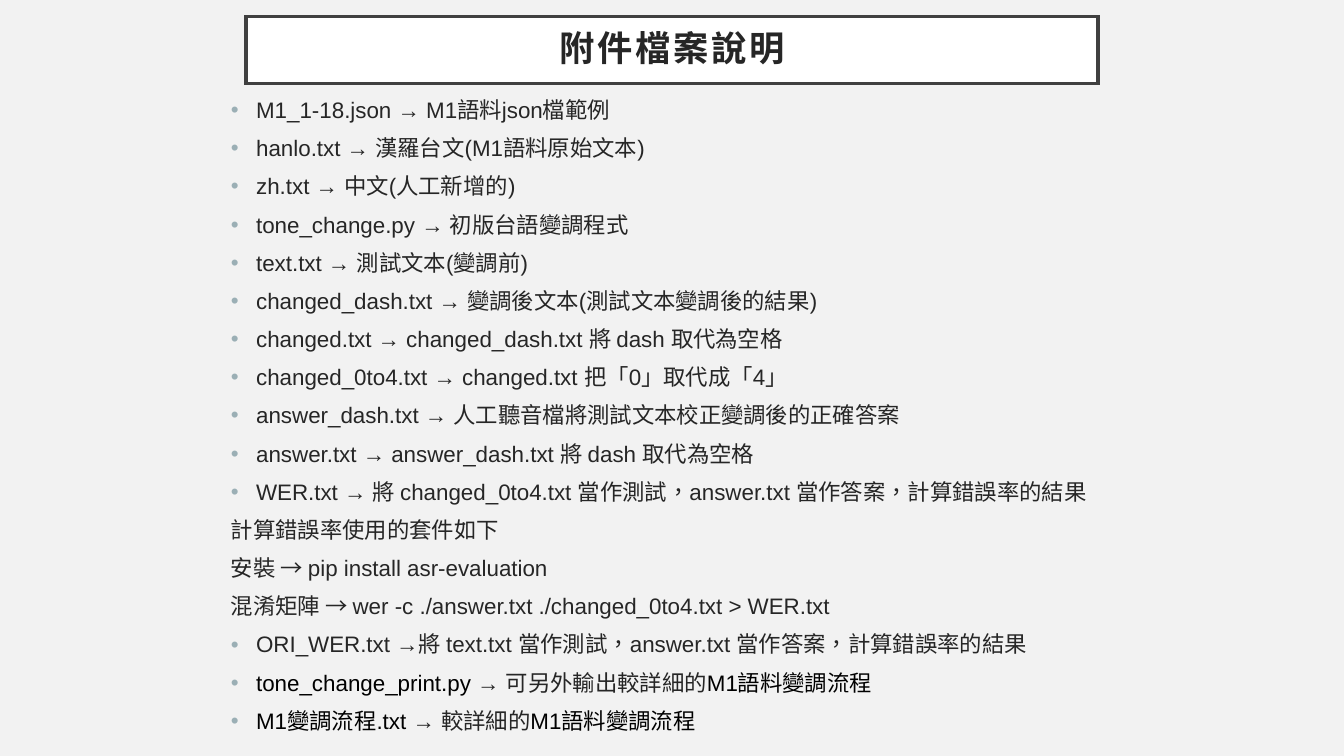
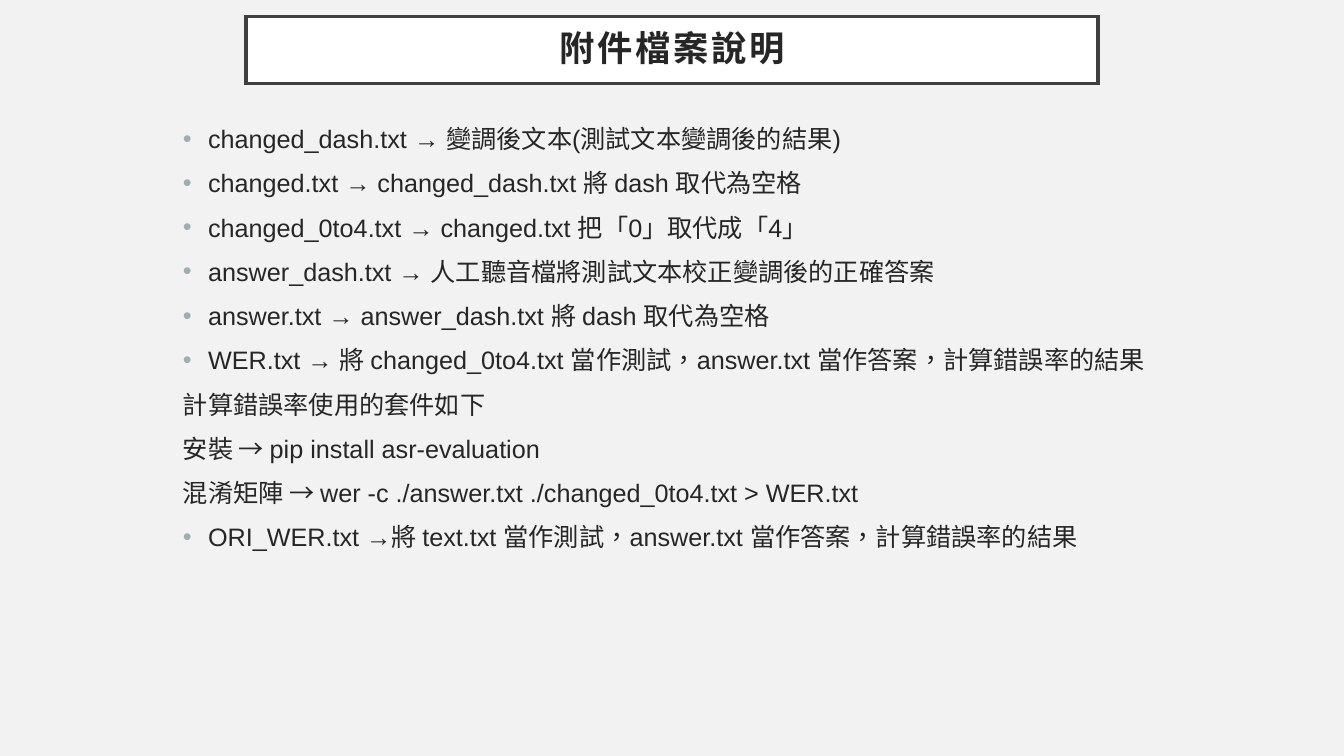
Before and after one commit to 108368090/tai5-gi2_pian3-tiau7, a slide deck: slide 13 of 台語變調程式說明(含附件檔案說明).pptx (slide 14 before the commit). Drawn at 1344x756 pixels with LibreOffice and Linux fonts; fonts in the diff are those of the drawing. Boxes give left, top, right and bottom in pixels: in the first picture for what was removed or moved away, otherwise in the second. Text is boxed around its words. In the diff, an @@ line names an element or a change of style, - is before the commit and + after.

```diff
--- a/台語變調程式說明(含附件檔案說明).pptx
+++ b/台語變調程式說明(含附件檔案說明).pptx
@@ text "changed_dash.txt → 變調後文本(測試文本變調後的結果)": place and size @@
-text "changed_dash.txt → 變調後文本(測試文本變調後的結果)" at <box>231,100,1086,731</box>
+text "changed_dash.txt → 變調後文本(測試文本變調後的結果)" at <box>183,126,1145,551</box>
@@ text "changed_dash.txt → 變調後文本(測試文本變調後的結果)" at <box>183,126,1145,551</box>: size 16 to 18 pt; line spacing 0.9 to 1 @@
@@ text at <box>256,100,644,276</box>: paragraphs removed @@
-• M1_1-18.json → M1語料json檔範例
-• hanlo.txt → 漢羅台文(M1語料原始文本)
-• zh.txt → 中文(人工新增的)
-• tone_change.py → 初版台語變調程式
-• text.txt → 測試文本(變調前)
@@ text at <box>256,672,872,731</box>: paragraphs removed @@
-• tone_change_print.py → 可另外輸出較詳細的M1語料變調流程
-• M1變調流程.txt → 較詳細的M1語料變調流程
```
Also in this commit, not shown: 6 other slides changed, 1 slide added, 2 slides removed, 10 other files.
